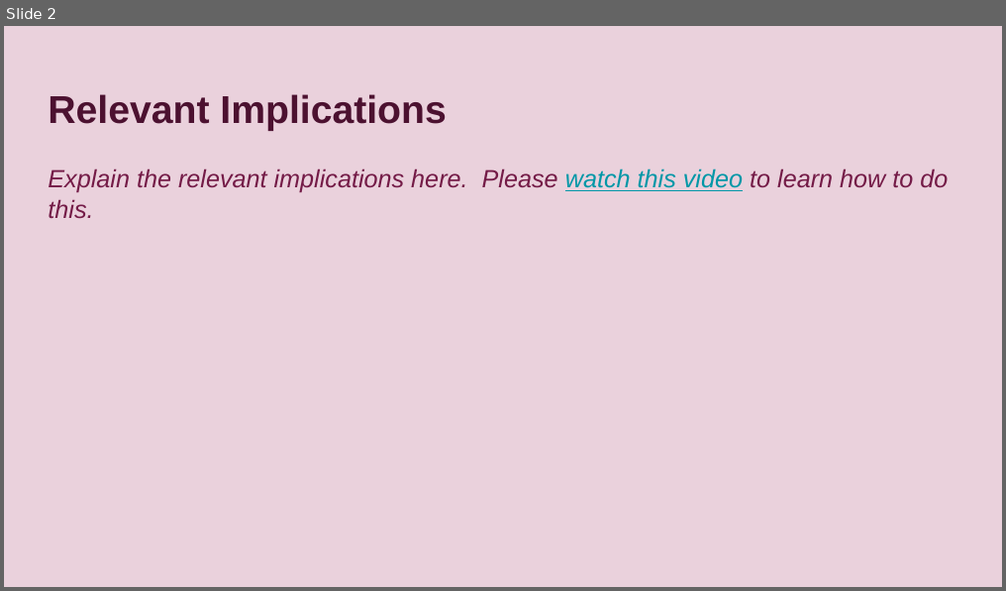
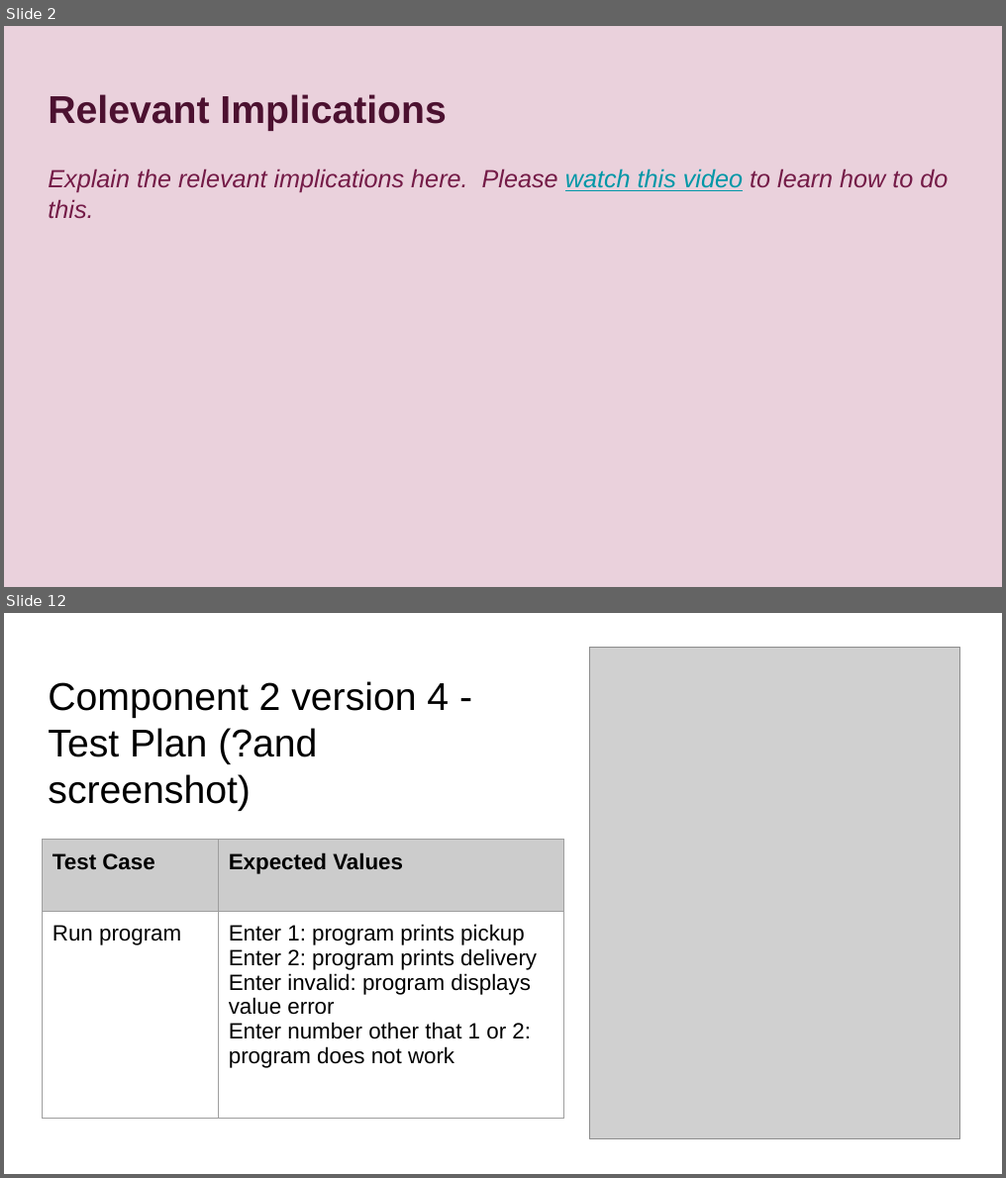
Before and after one commit to LaurenceStewart/Pizza_Bot, a slide deck: 022_91893+_+91897+Documentation.pptx. Shown one above the other, each under a label of ours: slide 2 before the commit, slides 2 and 12 after it; the slides between them are not shown. The pictures are 1006x591 and 1006x1178 pixels, drawn with LibreOffice and Linux fonts; fonts in the diff are those of the drawing; grey boxes stand for pictures. Boxes give left, top, right and bottom in pixels: in the first picture for what was removed or moved away, otherwise in the second. Text is boxed around its words. In the diff, an @@ line names an element or a change of style, - is before the commit and + after.

```diff
--- a/022_91893+_+91897+Documentation.pptx
+++ b/022_91893+_+91897+Documentation.pptx
@@ slide 12 added at box(4, 613, 1002, 1174), background #FFFFFF @@
@@ picture added at box(590, 647, 960, 1139) @@
@@ title added at box(48, 681, 449, 811), 28 pt, text #000000 @@
+Component 2 version 4 - Test Plan (?and screenshot)
@@ table added at box(43, 840, 562, 1118), 2 rows, 2 columns @@
+Test Case | Expected Values
+Run program | Enter 1: program prints pickup / Enter 2: program prints delivery / Enter invalid: program displays value error / Enter number other that 1 or 2: program does not work
```
Also in this commit, not shown: 3 slides changed, 39 other slides added, 1 slide removed, 3 other files.
